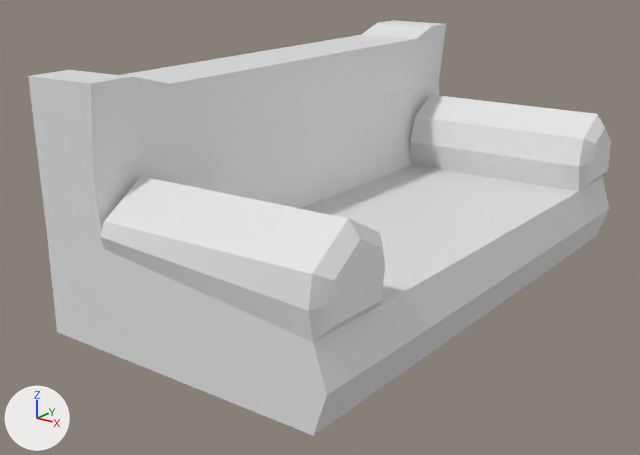
An edit to the Blender file Blender files/couch.blend, drawn before and after from the same camera.
Rendered twice from a 50 mm camera at (5.85, -5.81, 3.7) aimed at (0.33, 1.53, 0.68). Arrows for +X, +Y and +Z are at lower left; the lights stay in place.

Script lines for the objects in view, before the commit:
```python
me_cube = bpy.data.meshes.new('Cube')
me_cube.from_pydata(...)  # 124 vertices, 120 faces; spans x -1.02..2.29, y -1.05..5.07, z -1.0..1.56
me_cube.materials.append(mat_material)  # white #e7e7e7
ob_couch = bpy.data.objects.new('Couch', me_cube)
ob_couch.location = (0.0, 0.0, 1.0)
_m = ob_couch.modifiers.new('Subdivision', 'SUBSURF')
_m.subdivision_type = 'SIMPLE'
_m.levels = 2
_m.render_levels = 4
```
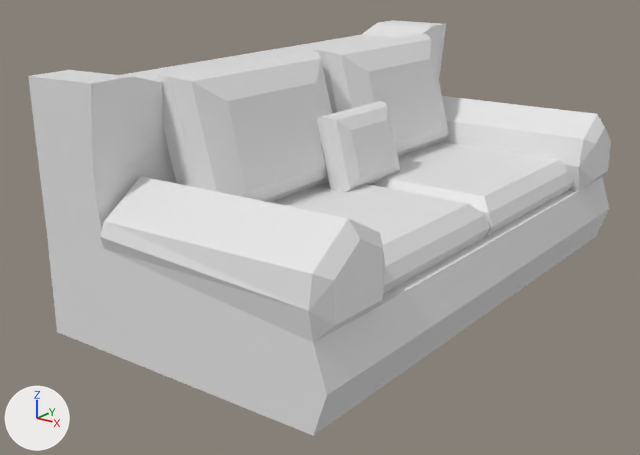
Pixel boxes [x1, y1, x2, y2] of what changed, in the pictures (640 x 455 px):
'Cushion3', added
    after: [154, 51, 332, 202]
'Cushion4', added
    after: [313, 33, 449, 157]
'Cushion', added
    after: [270, 182, 490, 294]
'Cushion2', added
    after: [371, 142, 574, 236]
'TinyPillow', added
    after: [317, 101, 400, 192]

Edits to the bpy script that builds the scene:
```text
Add me_cube_008:
    me_cube_008.from_pydata(...)  # 24 vertices, 44 faces; spans x -1.18..1.18, y -1.14..1.14, z -1.0..1.41
Add me_cube_007:
    me_cube_007.from_pydata(...)  # 24 vertices, 44 faces; spans x -1.18..1.18, y -1.14..1.14, z -1.0..1.41
Add me_cube_004:
    me_cube_004.from_pydata(...)  # 24 vertices, 44 faces; spans x -1.18..1.18, y -1.14..1.14, z -1.0..1.41
Add me_cube_003:
    me_cube_003.from_pydata(...)  # 20 vertices, 36 faces; spans x -1.18..1.18, y -1.14..1.14, z -1.0..1.0
Add me_cube_002:
    me_cube_002.from_pydata(...)  # 20 vertices, 36 faces; spans x -1.18..1.18, y -1.14..1.14, z -1.0..1.0
Add ob_cushion4:
    ob_cushion4 = bpy.data.objects.new('Cushion4', me_cube_008)
    ob_cushion4.location = (-0.005, 3.242, 1.778)
    ob_cushion4.rotation_euler = (0.0, -1.833, 0.0)  # degrees (0, -105, 0)
    ob_cushion4.scale = (0.62, 0.979, -0.246)
Add ob_tinypillow:
    ob_tinypillow = bpy.data.objects.new('TinyPillow', me_cube_007)
    ob_tinypillow.location = (0.488, 2.031, 1.497)
    ob_tinypillow.rotation_euler = (0.0, -1.833, 0.0)  # degrees (0, -105, 0)
    ob_tinypillow.scale = (0.364, 0.493, -0.133)
Add ob_cushion3:
    ob_cushion3 = bpy.data.objects.new('Cushion3', me_cube_004)
    ob_cushion3.location = (-0.005, 0.905, 1.778)
    ob_cushion3.rotation_euler = (0.0, -1.833, 0.0)  # degrees (0, -105, 0)
    ob_cushion3.scale = (0.62, 0.979, -0.246)
Add ob_cushion2:
    ob_cushion2 = bpy.data.objects.new('Cushion2', me_cube_003)
    ob_cushion2.location = (0.915, 3.224, 0.896)
    ob_cushion2.scale = (1.0, 1.0, -0.251)
Add ob_cushion:
    ob_cushion = bpy.data.objects.new('Cushion', me_cube_002)
    ob_cushion.location = (0.915, 0.892, 0.896)
    ob_cushion.scale = (1.0, 1.0, -0.251)
```
